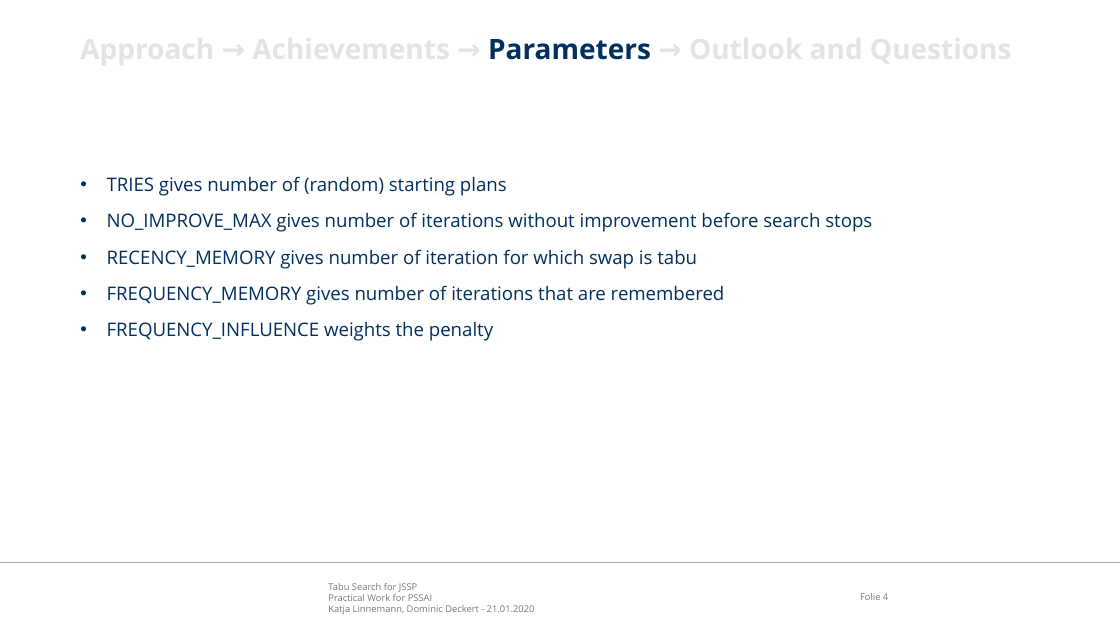
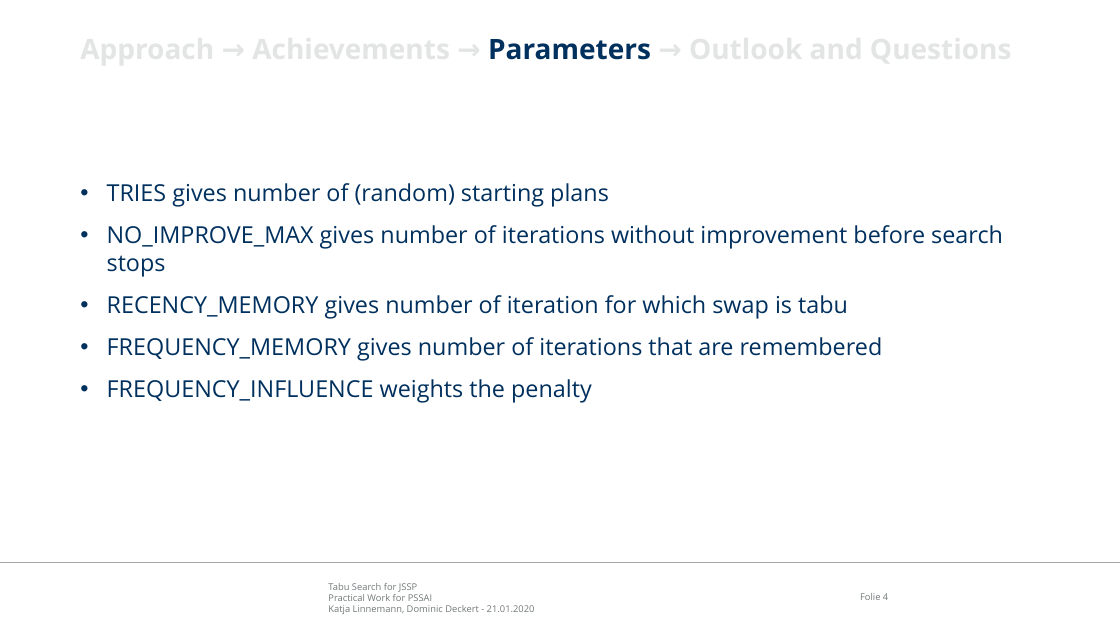
Before and after one commit to kalinni/JSSP-Tabu, a slide deck: slide 4 of Presentation.pptx. Drawn at 1120x630 pixels with LibreOffice and Linux fonts; fonts in the diff are those of the drawing; background and template pictures are left out. Boxes give left, top, right and bottom in pixels: in the first picture for what was removed or moved away, otherwise in the second. Text is boxed around its words. In the diff, an @@ line names an element or a change of style, - is before the commit and + after.

Commit message:
Update presentation
increased font size & staggered information

```diff
--- a/Presentation.pptx
+++ b/Presentation.pptx
@@ text "TRIES gives number of (random) ..." at (107, 183, 1003, 403): size 16 to 20 pt @@
```
Also in this commit, not shown: 3 other slides changed.
